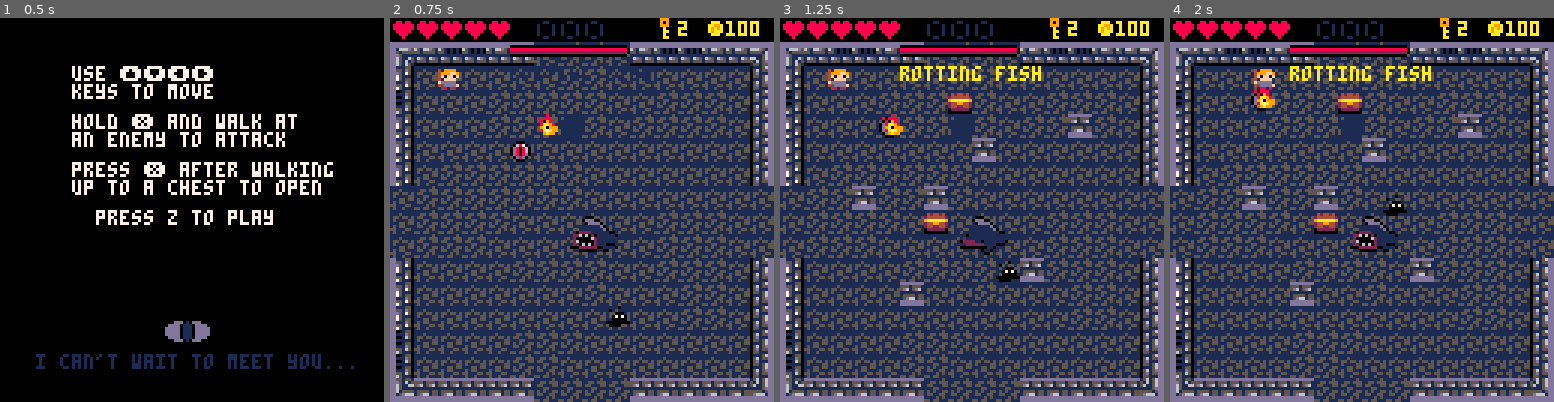
Above: before the commit, frames 1-4 (left to right).
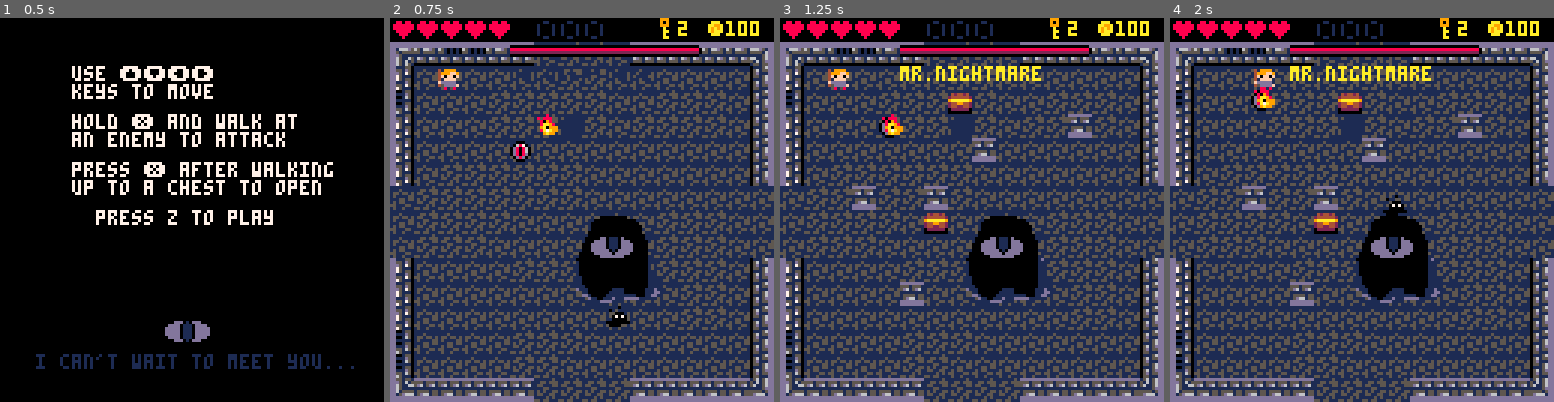
Above: after the commit, the same moments.

Repository: bluewhit/COSC438_final
Game: PICO-8 cartridge nightmare.p8
Same seed, same stepped clock (60 frames per second), same inputs: the game is played once before the commit and once after it.
Inputs:
- Up to frame 1 (0.5 s): tap X (X key) at 0.33 s
- Up to frame 2 (0.75 s): tap O (Z key) at 0.7 s
- Up to frame 3 (1.25 s): tap X (X key) at 1.07 s
- Up to frame 4 (2 s): hold Right from 1.6 s (still down); tap O (Z key) at 1.7 s; tap X (X key) at 1.85 s

Frame 1 is identical in both runs. In frame 2, 4.4% of the frame differs, in the area x 32-81%, y 7-75%; in frame 3, 4.5%; in frame 4, 4.7%.

Commit message:
updated boss room
added a boss room to better contrast with boss coloring

Diff:
--- a/nightmare.p8
+++ b/nightmare.p8
@@ -4,6 +4,8 @@
 
 --init
 function _init()
+	t = true
+	f = false
 
 	palt(3, true)
 	palt(0, false)
@@ -34,7 +36,7 @@
  genenemies()
 
  make_mboss()
- spawn_mboss()
+ spawnmr()
 
 end
 
@@ -109,6 +111,10 @@
 
    --test function to draw boss
    draw_boss()
+
+   if cboss == "mr. nightmare" then
+   	draweye()
+   end
    draw_health()
 
 
@@ -691,6 +697,7 @@
 		spr(cboss.sp,cboss.x,cboss.y,2,2,flp)
 	else
 		spr(cboss.sp,cboss.x,cboss.y,4,4,flp)
+		draweye()
 	end
 
 end
@@ -708,8 +715,67 @@
 		spr(4,40+(i*8), 8)
 		i+=1
 	end
-	spr(5,40+(i*8),8 )
-end
+	spr(5,40+(i*8),8)
+
+end
+
+
+function draweye()
+
+	if plr.x < cboss.x-24 and plr.y > cboss.y+8 then
+		eye = 136
+		efl = f
+		dr  = t
+	elseif plr.x > cboss.x+24 and plr.y > cboss.y+8 then
+		eye = 136
+		efl = t
+		dr  = t
+	elseif plr.y < cboss.y+8 then
+		eye = 138
+		elf = false
+		dr  = t
+	else
+		eye = 174
+		elf = false
+		dr = f
+	end
+
+	spr(eye, cboss.x+6, cboss.y+8, 2,1,efl,false)
+
+end
+
+function flash()
+
+end
+…(29 lines of a section not shown)…
 
 
 
@@ -813,21 +879,21 @@
 
 __gff__
 0000000100000000000000010101010100030100000000000000000000010101000000000000000000000000000000010000000000000000000000000000000100000000000000000000000000000000000000000000000000000000000000000000000000000000000000000000000000000000000000000000000000000000
-0000000000000000000000000000000000000000000000000000000000000000000000000000000000000000000000000000000000000000000000000000000000000000000000000000000000000000000000000000000000000000000000000000000000000000000000000000000000000000000000000000000000000000
+0000000000000000000000000000000000000000000000000000000000000000000000000000000000000000000000000000000000000000000000000000000000010000000000000000000000000000010000010000000000000000000000000000000000000000000000000000000000010000000000000000000000000000
 __map__
 0000000000000000000000090000000000000000000000000000000000000000000000000000000000000000000000000000000000000000000000000000000000000000000000000000000000000000000000000000000000000000000000000000000000000000000000000000000000000000000000000000000000000000
-1f1d1e1e1d1d2d3d3d2d1d1e1e1d1d0f00000000000000000000000000000000000000000000000000000000000000000000000000000000000000000000000000000000000000000000000000000000000000000000000000000000000000000000000000000000000000000000000000000000000000000000000000000000
-0e2d2d2d2d2d2d3d3d2d2d2d2d2d2d0d00000000000000000000000000000000000000000000000000000000000000000000000000000000000000000000000000000000000000000000000000000000000000000000000000000000000000000000000000000000000000000000000000000000000000000000000000000000
-0b2d2d2d3d3d3d3d3d2d2d3d3d3d2d0d00000000000000000000000000000000000000000000000000000000000000000000000000000000000000000000000000000000000000000000000000000000000000000000000000000000000000000000000000000000000000000000000000000000000000000000000000000000
-0e2d2d2d3d3d3d2e3d2d3d3d3d3d2d0d00000000000000000000000000000000000000000000000000000000000000000000000000000000000000000000000000000000000000000000000000000000000000000000000000000000000000000000000000000000000000000000000000000000000000000000000000000000
-0e2d2d2d2d2d2d2d2d2d2d2d2d2d2d0d00000000000000000000000000000000000000000000000000000000000000000000000000000000000000000000000000000000000000000000000000000000000000000000000000000000000000000000000000000000000000000000000000000000000000000000000000000000
-0e2d3d3d3d3d3d3d2d2d2d2d2d2d2d0d00000000000000000000000000000000000000000000000000000000000000000000000000000000000000000000000000000000000000000000000000000000000000000000000000000000000000000000000000000000000000000000000000000000000000000000000000000000
-2d3d3d3d3d3d3d3d2d2d2d2d2d2d2d2d00000000000000000000000000000000000000000000000000000000000000000000000000000000000000000000000000000000000000000000000000000000000000000000000000000000000000000000000000000000000000000000000000000000000000000000000000000000
-2d3d3d3d3d2d2d2d2d2d2d3d3d3d2d2d00000000000000000000000000000000000000000000000000000000000000000000000000000000000000000000000000000000000000000000000000000000000000000000000000000000000000000000000000000000000000000000000000000000000000000000000000000000
-2d3d3d3d2d2d2d2d2d2d2d3d3d3d2d2d00000000000000000000000000000000000000000000000000000000000000000000000000000000000000000000000000000000000000000000000000000000000000000000000000000000000000000000000000000000000000000000000000000000000000000000000000000000
-0e2d2d2d2d3d3d3d3d2d2d3d3d3d2d0d00000000000000000000000000000000000000000000000000000000000000000000000000000000000000000000000000000000000000000000000000000000000000000000000000000000000000000000000000000000000000000000000000000000000000000000000000000000
-0e2d2d2d2d2d2d2d3d2d2d2d3d3d2d0d00000000000000000000000000000000000000000000000000000000000000000000000000000000000000000000000000000000000000000000000000000000000000000000000000000000000000000000000000000000000000000000000000000000000000000000000000000000
-0e2d2d2d2d2d2d2d2d2d2d2d3d3d2d0d00000000000000000000000000000000000000000000000000000000000000000000000000000000000000000000000000000000000000000000000000000000000000000000000000000000000000000000000000000000000000000000000000000000000000000000000000000000
-0b2d2d2d2d3d3d3d2d2d2d2d2d2d2d0d00000000000000000000000000000000000000000000000000000000000000000000000000000000000000000000000000000000000000000000000000000000000000000000000000000000000000000000000000000000000000000000000000000000000000000000000000000000
-0b2d2d2d2d3d3d2d2d2d2d2d2d2d2d0d00000000000000000000000000000000000000000000000000000000000000000000000000000000000000000000000000000000000000000000000000000000000000000000000000000000000000000000000000000000000000000000000000000000000000000000000000000000
-2f0c0c0c0c0c3d3d3d3d0c0c0c0c0c3f00000000000000000000000000000000000000000000000000000000000000000000000000000000000000000000000000000000000000000000000000000000000000000000000000000000000000000000000000000000000000000000000000000000000000000000000000000000
+1f1d1e1e1d1d2d3d3d2d1d1e1e1d1d0f00c1c2c2c2c2c2c2c2c2c2c2c2c2c2c3000000000000000000000000000000000000000000000000000000000000000000000000000000000000000000000000000000000000000000000000000000000000000000000000000000000000000000000000000000000000000000000000
+0e2d2d2d2d2d2d3d3d2d2d2d2d2d2d0d00d1d2d3d3d3d3d3d3d3d3d3d3d3e6d4000000000000000000000000000000000000000000000000000000000000000000000000000000000000000000000000000000000000000000000000000000000000000000000000000000000000000000000000000000000000000000000000
+0b2d2d2d3d3d3d3d3d2d2d3d3d3d2d0d00d1e2e3c5c6e3e3e3e3e3e3e3e3e5d4000000000000000000000000000000000000000000000000000000000000000000000000000000000000000000000000000000000000000000000000000000000000000000000000000000000000000000000000000000000000000000000000
+0e2d2d2d3d3d3d2e3d2d3d3d3d3d2d0d00d1e2e3d5d6e3c4c4c4c4c4c4e3e5d4000000000000000000000000000000000000000000000000000000000000000000000000000000000000000000000000000000000000000000000000000000000000000000000000000000000000000000000000000000000000000000000000
+0e2d2d2d2d2d2d2d2d2d2d2d2d2d2d0d00d1e2c4c4e3e3c4c4c4c4c4c4e3e5d4000000000000000000000000000000000000000000000000000000000000000000000000000000000000000000000000000000000000000000000000000000000000000000000000000000000000000000000000000000000000000000000000
+0e2d3d3d3d3d3d3d2d2d2d2d2d2d2d0d00d1e2c4c4c4e3e3e3e3e3e3e3e3e5d4000000000000000000000000000000000000000000000000000000000000000000000000000000000000000000000000000000000000000000000000000000000000000000000000000000000000000000000000000000000000000000000000
+2d3d3d3d3d3d3d3d2d2d2d2d2d2d2d2d00d1e2e3c4c4e3e3c5c6c7e3e3e3e5d4000000000000000000000000000000000000000000000000000000000000000000000000000000000000000000000000000000000000000000000000000000000000000000000000000000000000000000000000000000000000000000000000
+2d3d3d3d3d2d2d2d2d2d2d3d3d3d2d2d00d1e2c4c4e3e3e3c6c6c6e3e3e3e5d4000000000000000000000000000000000000000000000000000000000000000000000000000000000000000000000000000000000000000000000000000000000000000000000000000000000000000000000000000000000000000000000000
+2d3d3d3d2d2d2d2d2d2d2d3d3d3d2d2d00d1e2e3e3e3e3e3c6c6d7e3c4e3e5d4000000000000000000000000000000000000000000000000000000000000000000000000000000000000000000000000000000000000000000000000000000000000000000000000000000000000000000000000000000000000000000000000
+0e2d2d2d2d3d3d3d3d2d2d3d3d3d2d0d00d1e2e3e3e3e3e3d5d7c4c4c4e3e5d4000000000000000000000000000000000000000000000000000000000000000000000000000000000000000000000000000000000000000000000000000000000000000000000000000000000000000000000000000000000000000000000000
+0e2d2d2d2d2d2d2d3d2d2d2d3d3d2d0d00d1e2e3e3e3e3e3e3c4c4c4c7e3e5d4000000000000000000000000000000000000000000000000000000000000000000000000000000000000000000000000000000000000000000000000000000000000000000000000000000000000000000000000000000000000000000000000
+0e2d2d2d2d2d2d2d2d2d2d2d3d3d2d0d00d1e2e3c5e3e3c4c4c4c4c4d7e3e5d4000000000000000000000000000000000000000000000000000000000000000000000000000000000000000000000000000000000000000000000000000000000000000000000000000000000000000000000000000000000000000000000000
+0b2d2d2d2d3d3d3d2d2d2d2d2d2d2d0d00d1e2e3d5c7c4e3c4c4e3e3c4e3e5d4000000000000000000000000000000000000000000000000000000000000000000000000000000000000000000000000000000000000000000000000000000000000000000000000000000000000000000000000000000000000000000000000
+0b2d2d2d2d3d3d2d2d2d2d2d2d2d2d0d00d1f5f4f4f4f4f4f4f4f4f4f4f4f6d4000000000000000000000000000000000000000000000000000000000000000000000000000000000000000000000000000000000000000000000000000000000000000000000000000000000000000000000000000000000000000000000000
+2f0c0c0c0c0c3d3d3d3d0c0c0c0c0c3f00e1f2f2f2f2f2f2f2f2f2f2f2f2f2e4000000000000000000000000000000000000000000000000000000000000000000000000000000000000000000000000000000000000000000000000000000000000000000000000000000000000000000000000000000000000000000000000
Not shown, changed: 47 lines of the sprite sheet (__gfx__) section of nightmare.p8
Not shown, changed: enemies.md
